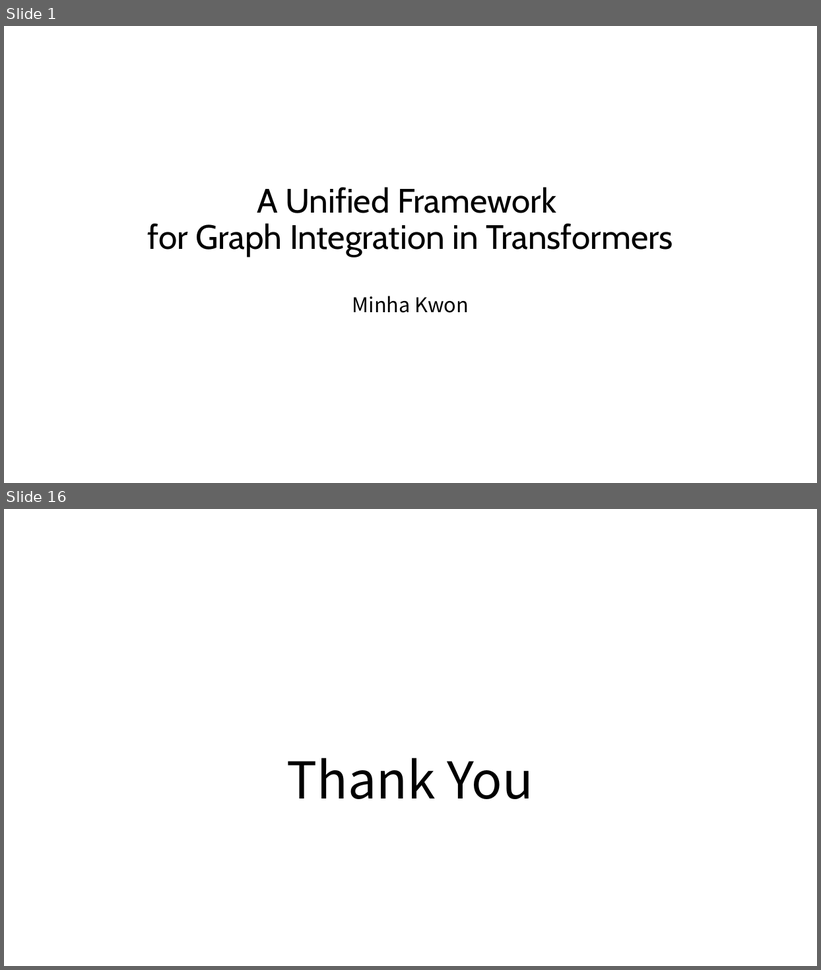
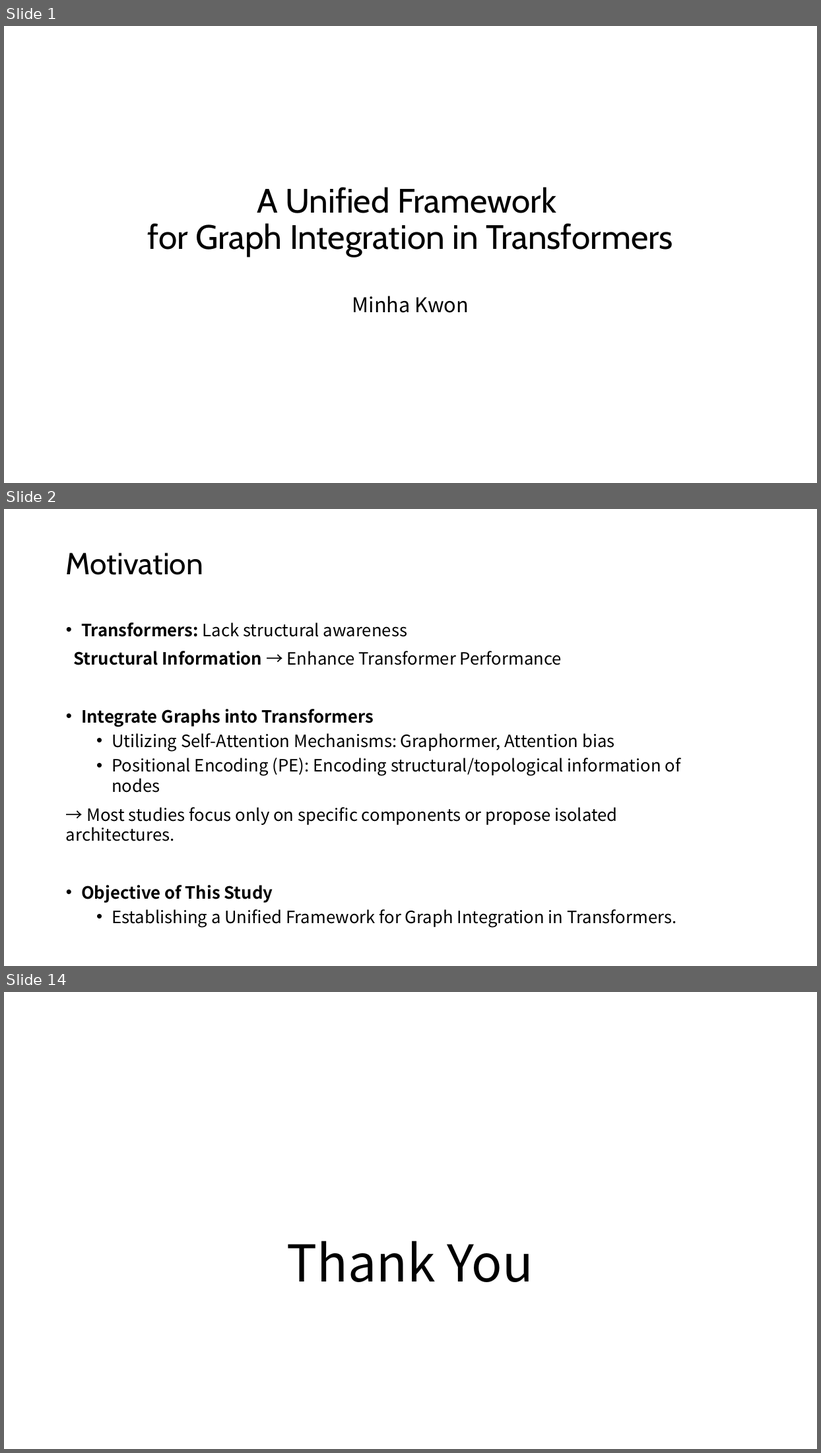
Before and after one commit to kminha22/deep-learning-project, a slide deck: Slide.pptx. Shown one above the other, each under a label of ours: slides 1 and 16 before the commit, slides 1, 2 and 14 after it; the slides between them are not shown. The pictures are 821x970 and 821x1453 pixels, drawn with LibreOffice and Linux fonts; fonts in the diff are those of the drawing. Boxes give left, top, right and bottom in pixels: in the first picture for what was removed or moved away, otherwise in the second. Text is boxed around its words. In the diff, an @@ line names an element or a change of style, - is before the commit and + after.

```diff
--- a/Slide.pptx
+++ b/Slide.pptx
@@ slide 2 added at bbox=[4, 509, 817, 966], background #FFFFFF @@
@@ title added at bbox=[66, 553, 203, 575], 36 pt, text #000000 @@
+Motivation
@@ text added at bbox=[66, 623, 681, 928], 20 pt, text #000000 @@
+• Transformers: Lack structural awareness
+Structural Information → Enhance Transformer Performance
+• Integrate Graphs into Transformers
+  • Utilizing Self-Attention Mechanisms: Graphormer, Attention bias
+  • Positional Encoding (PE): Encoding structural/topological information of nodes
+→ Most studies focus only on specific components or propose isolated architectures.
+• Objective of This Study
+  • Establishing a Unified Framework for Graph Integration in Transformers.
@@ what was slide 16 is now slide 14 @@
```
Also in this commit, not shown: 9 slides changed, 2 other slides added, 5 slides removed.
